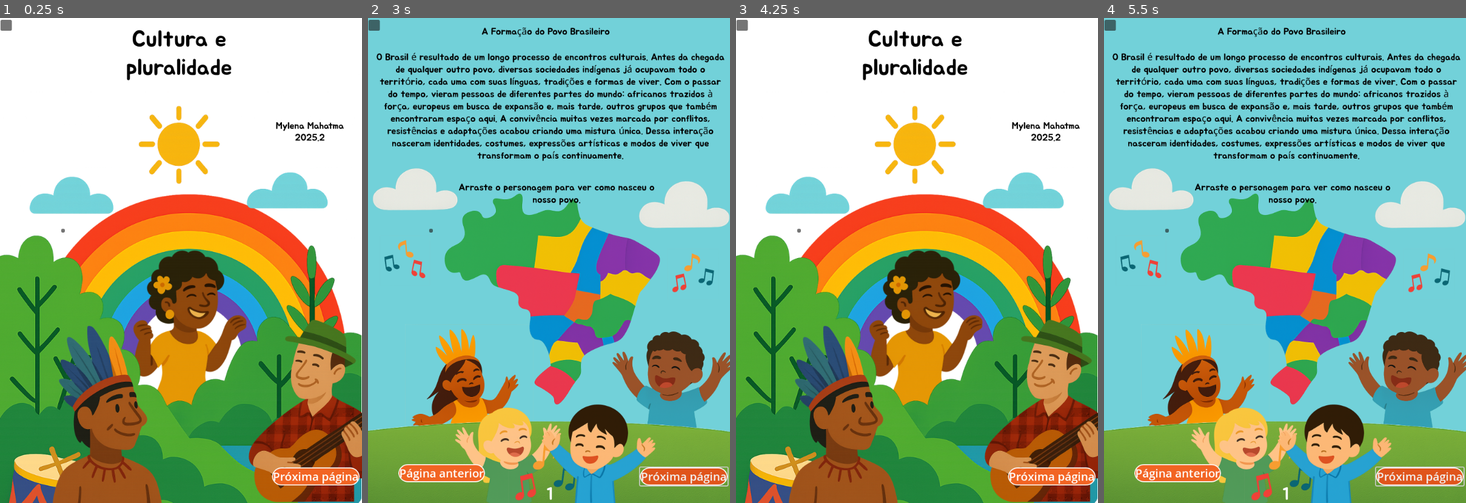
Above: before the commit, frames 1-4 (left to right).
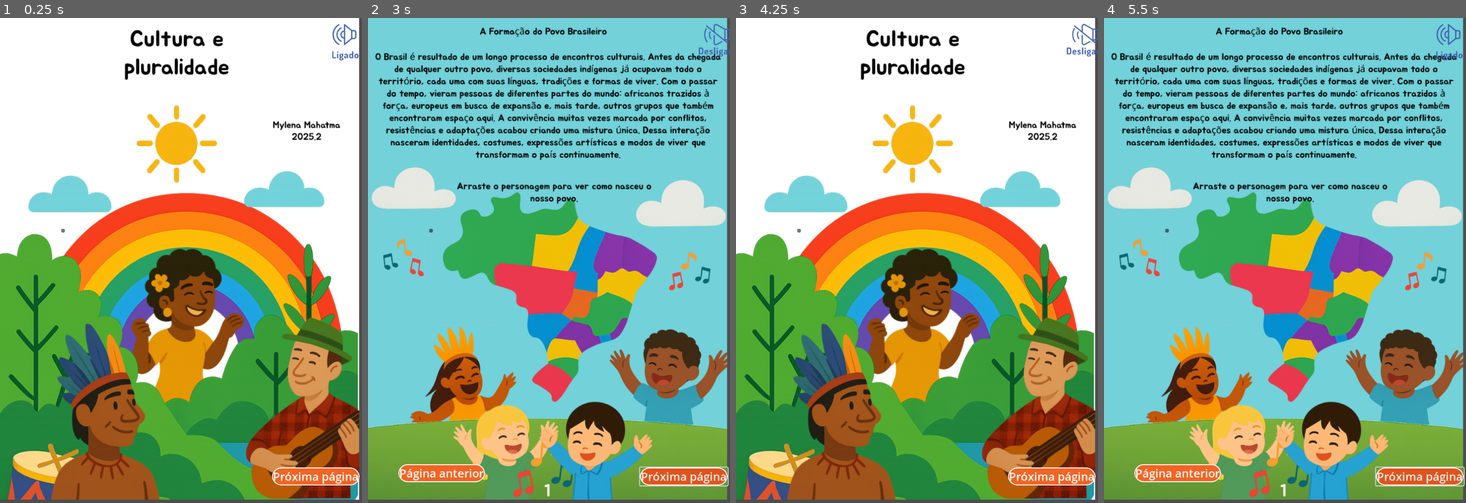
Above: after the commit, the same moments.

Repository: mylenamahatma/EbookPluralidade
Game: Godot game, scene res://main.tscn
Two runs of this game, one before a commit and one after it. Both use one fixed random seed, a clock stepped at 60 frames per second and the inputs below.
Inputs (mouse positions are in pixels of both pictures, inside the frame that each line leads up to; where the layout moved, square brackets give the same spot in the first picture):
- Up to frame 1 (0.25 s): no input
- Up to frame 2 (3 s): click "Próxima página" at 0.5 s; click "Página anterior" at 1.25 s; click (715, 42) [375, 27] at 2 s; click "Próxima página" at 2.75 s
- Up to frame 3 (4.25 s): click "Página anterior" at 3.5 s
- Up to frame 4 (5.5 s): click (1455, 37) [1111, 27] at 4.25 s; click "Próxima página" at 5 s

The runs differ from the first frame. In frame 1, 15% of the frame differs, in the area x 0-100%, y 0-100%; in frame 2, 19%; in frame 3, 15%; in frame 4, 19%.

Commit message:
feat: audio e narração

Diff:
--- a/novo-projeto-de-jogo/main.gd
+++ b/novo-projeto-de-jogo/main.gd
@@ -1,17 +1,24 @@
 extends Control
 
 var paginas = []
+var audios = []
 var indice = 0
+var som_ligado = true
 
 @onready var imagem = $imagem
 @onready var btn_anterior = $BtnAnterior
 @onready var btn_proximo = $BtnProximo
 
+@onready var audio_player = $AudioStreamPlayer
+@onready var btn_audio = $BtnAudio   # TextureButton
+
+# Paleta dos botões laranja
 const COR_PADRAO = Color("#f26423")
 const COR_HOVER = Color("#e0541b")
 const COR_PRESSIONADO = Color("#c34716")
 
 func _ready():
+	# IMAGENS DAS PÁGINAS
 	paginas = [
 		preload("res://assets/images/capa.png"),
 		preload("res://assets/images/pagina1.png"),
@@ -23,18 +30,34 @@
 		preload("res://assets/images/contracapa.png")
 	]
 
+	# ÁUDIOS — MESMO NOME DAS IMAGENS
+	audios = [
+		preload("res://assets/audios/capa.ogg"),
+		preload("res://assets/audios/pagina1.ogg"),
+		preload("res://assets/audios/pagina2.ogg"),
+		preload("res://assets/audios/pagina3.ogg"),
+		preload("res://assets/audios/pagina4.ogg"),
+		preload("res://assets/audios/pagina5.ogg"),
+		preload("res://assets/audios/pagina6.ogg"),
+		preload("res://assets/audios/contracapa.ogg")
+	]
+
+	# Conectar botões
 	btn_anterior.connect("pressed", Callable(self, "_voltar"))
 	btn_proximo.connect("pressed", Callable(self, "_avancar"))
+	btn_audio.connect("pressed", Callable(self, "_alternar_audio"))
 
+	# Aplicar estilo laranja
 	_configurar_estilo_botao(btn_anterior)
 	_configurar_estilo_botao(btn_proximo)
 
-	btn_anterior.text = "Página anterior"
-	btn_proximo.text = "Próxima página"
+	# Ícone inicial do botão de som
+	btn_audio.texture_normal = preload("res://assets/icons/audio_on.png")
 
 	atualizar_pagina()
 
 
+# CONFIGURAÇÃO DE ESTILO DOS BOTÕES
 func _configurar_estilo_botao(botao):
 	botao.remove_theme_stylebox_override("normal")
 	botao.remove_theme_stylebox_override("hover")
@@ -60,21 +83,32 @@
 	botao.add_theme_font_size_override("font_size", 24)
 
 
+# ATUALIZAR PÁGINA
 func atualizar_pagina():
+	# Troca a imagem
 	imagem.texture = paginas[indice]
+	imagem.expand = true
+	imagem.stretch_mode = TextureRect.STRETCH_KEEP_ASPECT_COVERED
 
-	if indice == 0:
-		btn_anterior.visible = false
-	else:
-		btn_anterior.visible = true
-		btn_anterior.text = "Página anterior"
+	# Mostrar / esconder botão anterior
+	btn_anterior.visible = indice != 0
+	btn_anterior.text = "Página anterior"
 
+	# Texto do botão próximo
 	if indice == paginas.size() - 1:
 		btn_proximo.text = "Voltar ao início"
 	else:
 		btn_proximo.text = "Próxima página"
 
+	# Áudio automático
+	audio_player.stop()
 
+	if som_ligado:
+		audio_player.stream = audios[indice]
+		audio_player.play()
+
+
+# AVANÇAR PÁGINA
 func _avancar():
 	if indice < paginas.size() - 1:
 		indice += 1
@@ -83,6 +117,20 @@
 	atualizar_pagina()
 
 
+# VOLTAR PÁGINA
 func _voltar():
 	indice = max(0, indice - 1)
 	atualizar_pagina()
+
+
+# BOTÃO DE SOM ON/OFF
+func _alternar_audio():
+	som_ligado = !som_ligado
+
+	if som_ligado:
+		btn_audio.texture_normal = preload("res://assets/icons/audio_on.png")
+		audio_player.stream = audios[indice]
+		audio_player.play()
+	else:
+		btn_audio.texture_normal = preload("res://assets/icons/audio_off.png")
+		audio_player.stop()    # NÃO VOLTA DE PÁGINA AGORA!
--- a/novo-projeto-de-jogo/main.tscn
+++ b/novo-projeto-de-jogo/main.tscn
@@ -13,6 +13,7 @@
 script = ExtResource("1_ig7tw")
 
 [node name="CanvasLayer" type="CanvasLayer" parent="."]
+follow_viewport_enabled = true
 
 [node name="imagem" type="TextureRect" parent="."]
 layout_mode = 0
@@ -36,14 +37,14 @@
 offset_bottom = 980.0
 text = ">"
 
-[node name="BtnAudio" type="Button" parent="."]
+[node name="BtnAudio" type="TextureButton" parent="."]
 layout_mode = 0
-offset_left = 1.0
-offset_top = 4.0
-offset_right = 25.0
-offset_bottom = 27.0
+offset_left = 697.0
+offset_top = 5.0
+offset_right = 721.0
+offset_bottom = 26.0
 
-[node name="AudioPlayer" type="AudioStreamPlayer" parent="."]
+[node name="AudioStreamPlayer" type="AudioStreamPlayer" parent="."]
 
 [node name="VideoPlayer" type="VideoStreamPlayer" parent="."]
 layout_mode = 0
Not shown, added: novo-projeto-de-jogo/assets/audios/capa.ogg.import
Not shown, added: novo-projeto-de-jogo/assets/audios/contracapa.ogg.import
Not shown, added: novo-projeto-de-jogo/assets/audios/pagina1.ogg.import
Not shown, added: novo-projeto-de-jogo/assets/audios/pagina2.ogg.import
Not shown, added: novo-projeto-de-jogo/assets/audios/pagina3.ogg.import
Not shown, added: novo-projeto-de-jogo/assets/audios/pagina4.ogg.import
Not shown, added: novo-projeto-de-jogo/assets/audios/pagina5.ogg.import
Not shown, added: novo-projeto-de-jogo/assets/audios/pagina6.ogg.import
Binary file added: novo-projeto-de-jogo/assets/icons/audio_off.png
Not shown, added: novo-projeto-de-jogo/assets/icons/audio_off.png.import
Binary file added: novo-projeto-de-jogo/assets/icons/audio_on.png
Not shown, added: novo-projeto-de-jogo/assets/icons/audio_on.png.import
(and 11 more such lines)
